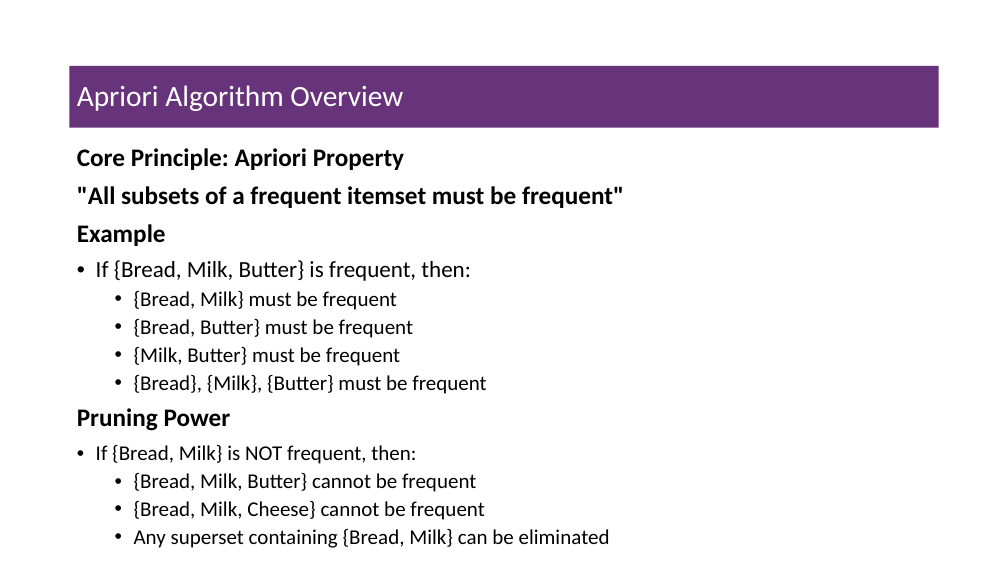
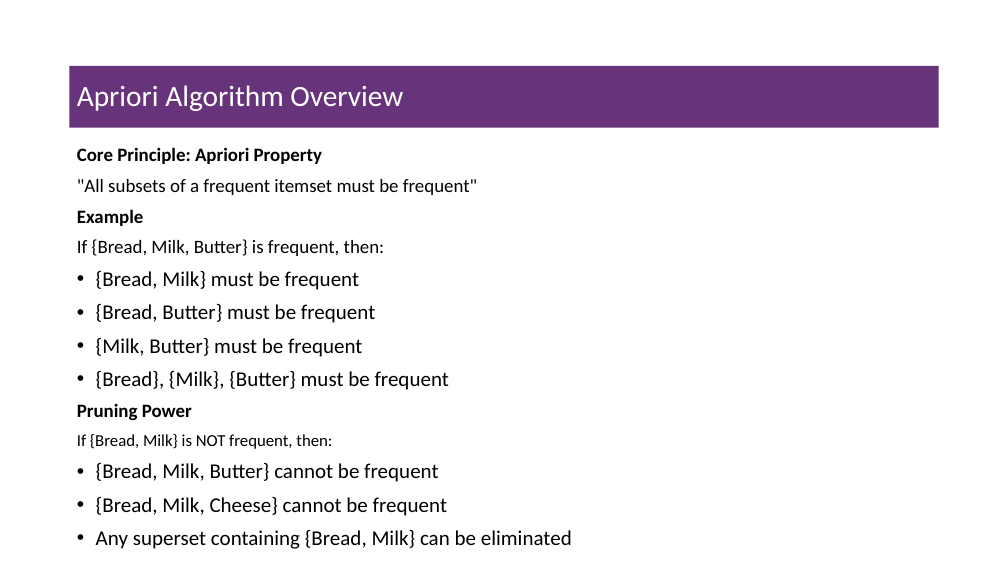
Before and after one commit to msfasha/307304-Data-Mining, a slide deck: slide 15 of 20242/Part 4-Associatin Rules Mining/beta/4-1-association_rules_mining.pptx (slide 13 before the commit). Drawn at 1008x567 pixels with LibreOffice and Linux fonts; fonts in the diff are those of the drawing; background and template pictures are left out. Boxes give left, top, right and bottom in pixels: in the first picture for what was removed or moved away, otherwise in the second. Text is boxed around its words. In the diff, an @@ line names an element or a change of style, - is before the commit and + after.

```diff
--- a/20242/Part 4-Associatin Rules Mining/beta/4-1-association_rules_mining.pptx
+++ b/20242/Part 4-Associatin Rules Mining/beta/4-1-association_rules_mining.pptx
@@ text "Core Principle: Apriori Property" at bbox=[77, 147, 572, 549]: size 24 to 18 pt in "Core Principle: Apriori Property", ""All subsets of a frequent itemset must ...", "Example", "Pruning Power"; bold off in ""All subsets of a frequent itemset must ..."; size 22 to 18 pt in "If {Bread, Milk, Butter} is frequent, then:"; size 20 to 16 pt in "If {Bread, Milk} is NOT frequent, then:"; bullet • to none; list level 2 to 1 in "{Bread, Milk} must be frequent"; list level 2 to 1 in "{Bread, Butter} must be frequent"; list level 2 to 1 in "{Milk, Butter} must be frequent"; list level 2 to 1 in "{Bread}, {Milk}, {Butter} must be ..."; list level 2 to 1 in "{Bread, Milk, Butter} cannot be ..."; list level 2 to 1 in "{Bread, Milk, Cheese} cannot be ..."; list level 2 to 1 in "Any superset containing {Bread, Milk} ..." @@
```
Also in this commit, not shown: 7 other slides changed, 9 slides added, 7 slides removed.
